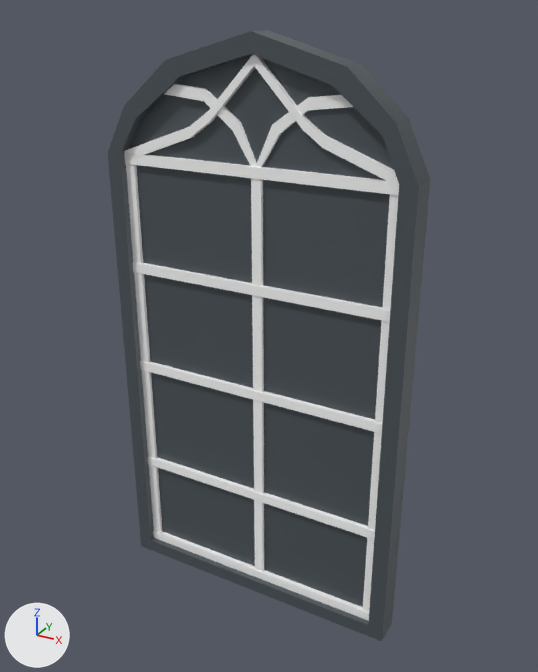
Two versions of the FBX model UVMapped/Props/Pretty_Window.fbx, one commit apart.
The view is the same before and after, from a 50 mm camera at (1.11, -2.0, 2.88) aimed at (0.01, 0.01, 1.88). Arrows for +X, +Y and +Z are at lower left; the lights stay in place. Where no turn or scale is listed for an object, it has been applied to the vertices.

The first picture shows 'Window'.
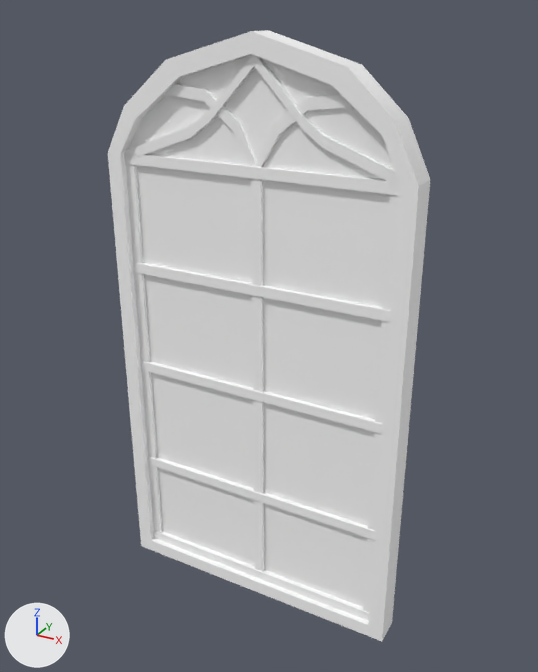
The change, as a diff of the scene's bpy script:
```diff
--- a/UVMapped/Props/Pretty_Window.fbx.py
+++ b/UVMapped/Props/Pretty_Window.fbx.py
@@ me_mesh @@
 me_mesh.from_pydata(...)  # 174 vertices, 144 faces; spans x -0.54..0.51, y -0.08..0.03, z 0.85..2.82
 # used by ob_window; location = (0.0, 0.0, 0.0)
+# me_mesh part 1: all 57 faces that had it switch from mat_metalpart (dark grey #4a5258) to mat_lambert1 (white #ffffff)
```

Changed parts and their boxes (x1, y1, x2, y2) in the pictures (538 x 672 px):
part 1 of me_mesh, recoloured: (108, 30, 430, 641) in both
